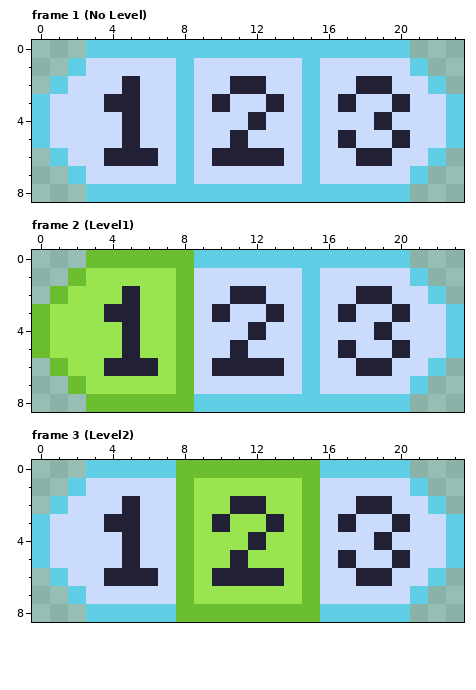
Two versions of one pixel-art file, ExportedAssets/Art/LevelButtons.aseprite. The picture above was drawn from the file before the commit.
24x9 pixels, 4 frames. Shown: frame 1 (No Level), frame 2 (Level1), frame 3 (Level2). The commit also changed other frames, which this record leaves out.
The result:
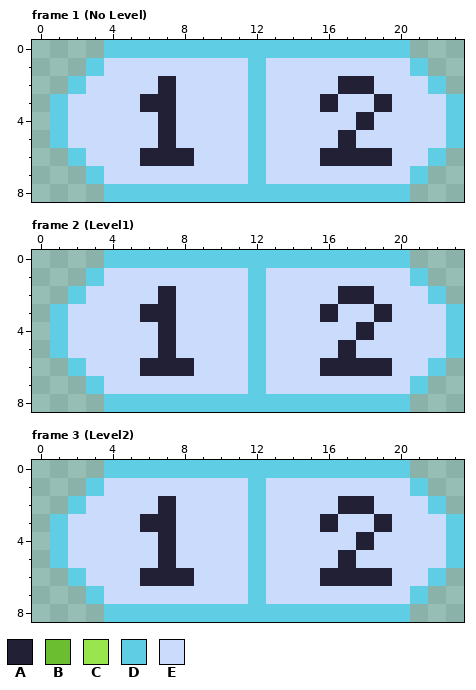
Palette (. is transparent): A #222034  B #6abe30  C #99e550  D #5fcde4  E #cbdbfc
Difference:
layer "Layer 1" now hidden
Frame 1 (No Level), layer "Layer 2":
y 0: x 3 D -> .
y 1: x 2..3 DE -> .D; x 8 D -> E; x 12 E -> D; x 15 D -> E
y 2: x 1..2 DE -> .D; x 5 A -> E; x 7..8 ED -> AE; x 11..12 AA -> ED; x 15 D -> E; x 17 E -> A; x 19 A -> E
y 3: x 0..1 DE -> .D; x 4..8 AAEED -> EEAAE; x 10 A -> E; x 12..13 EA -> DE; x 15..17 DEA -> EAE; x 19..20 EA -> AE
y 4: x 0..1 DE -> .D; x 5 A -> E; x 7..8 ED -> AE; x 12 A -> D; x 15 D -> E; x 18..19 EA -> AE
y 5: x 0..1 DE -> .D; x 5 A -> E; x 7..8 ED -> AE; x 11..12 AE -> ED; x 15 D -> E; x 20 A -> E
y 6: x 1..2 DE -> .D; x 4..5 AA -> EE; x 7..8 ED -> AA; x 10..13 AAAA -> EEDE; x 15..17 DEE -> EAA
y 7: x 2..3 DE -> .D; x 8 D -> E; x 12 E -> D; x 15 D -> E
y 8: x 3 D -> .
Frame 2 (Level1):
y 0: x 3..8 BBBBBB -> .DDDDD
y 1: x 2..8 BCCCCCB -> .DEEEEE; x 12 E -> D; x 15 D -> E
y 2: x 1..8 BCCCACCB -> .DEEEEAE; x 11..12 AA -> ED; x 15 D -> E; x 17 E -> A; x 19 A -> E
y 3: x 0..8 BCCCAACCB -> .DEEEEAAE; x 10 A -> E; x 12..13 EA -> DE; x 15..17 DEA -> EAE; x 19..20 EA -> AE
y 4: x 0..8 BCCCCACCB -> .DEEEEEAE; x 12 A -> D; x 15 D -> E; x 18..19 EA -> AE
y 5: x 0..8 BCCCCACCB -> .DEEEEEAE; x 11..12 AE -> ED; x 15 D -> E; x 20 A -> E
y 6: x 1..5 BCCAA -> .DEEE; x 7..8 CB -> AA; x 10..13 AAAA -> EEDE; x 15..17 DEE -> EAA
y 7: x 2..8 BCCCCCB -> .DEEEEE; x 12 E -> D; x 15 D -> E
y 8: x 3..8 BBBBBB -> .DDDDD
Frame 3 (Level2):
y 0: x 3 D -> .; x 8..15 BBBBBBBB -> DDDDDDDD
y 1: x 2..3 DE -> .D; x 8..15 BCCCCCCB -> EEEEDEEE
y 2: x 1..2 DE -> .D; x 5 A -> E; x 7..15 EBCCAACCB -> AEEEEDEEE; x 17 E -> A; x 19 A -> E
y 3: x 0..1 DE -> .D; x 4..17 AAEEBCACCACBEA -> EEAAEEEEDEEEAE; x 19..20 EA -> AE
y 4: x 0..1 DE -> .D; x 5 A -> E; x 7..15 EBCCCACCB -> AEEEEDEEE; x 18..19 EA -> AE
y 5: x 0..1 DE -> .D; x 5 A -> E; x 7..15 EBCCACCCB -> AEEEEDEEE; x 20 A -> E
y 6: x 1..2 DE -> .D; x 4..5 AA -> EE; x 7..17 EBCAAAACBEE -> AAEEEDEEEAA
y 7: x 2..3 DE -> .D; x 8..15 BCCCCCCB -> EEEEDEEE
y 8: x 3 D -> .; x 8..15 BBBBBBBB -> DDDDDDDD
Pixel boxes of the changes (left, top, right, bottom) in both pictures:
changed: (32, 40, 410, 202)
changed: (32, 250, 410, 412)
changed: (32, 460, 410, 622)
